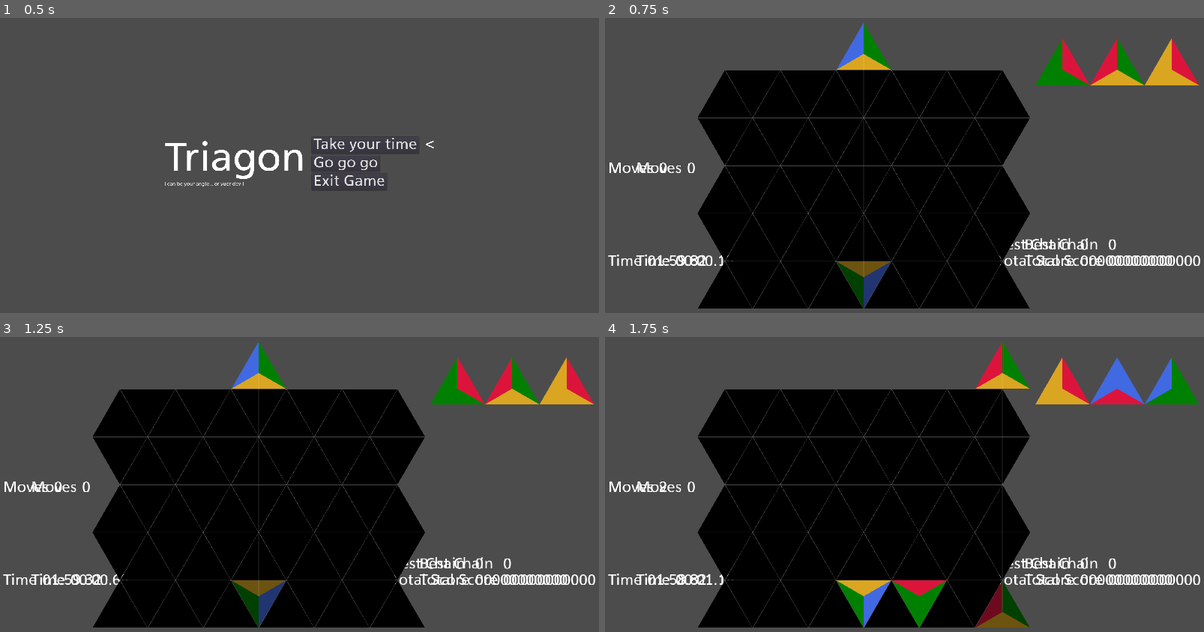
Above: before the commit, frames 1-4 (two rows, left to right).
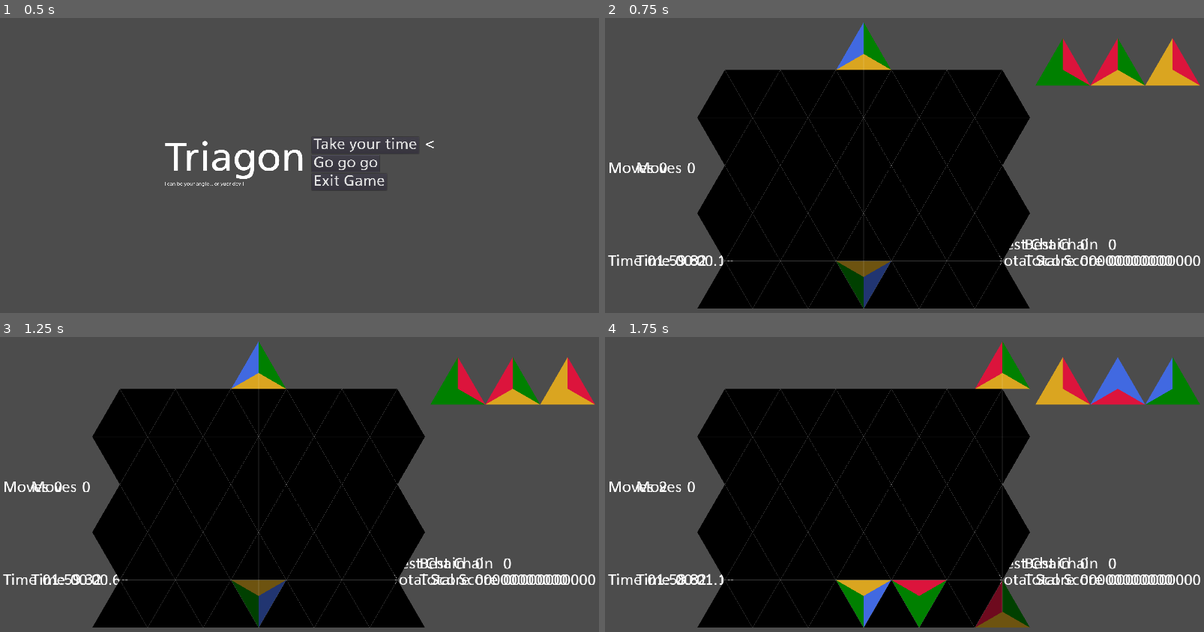
Above: after the commit, the same moments.

Repository: BoatsandJoes/tri-twist
Game: Godot game, scene res://scenes/ui/MainMenu.tscn
Two runs of this game, one before a commit and one after it. Both use one fixed random seed, a clock stepped at 60 frames per second and the inputs below.
Inputs:
- Up to frame 1 (0.5 s): no input
- Up to frame 2 (0.75 s): click "Go go go" at 0.5 s
- Up to frame 3 (1.25 s): no input
- Up to frame 4 (1.75 s): tap Enter (ui_accept) at 1.25, 1.52 s; hold D (right) from 1.28 s (still down); hold Keypad 6 (clockwise) from 1.28 s (still down)

Frame 1 is identical in both runs. In frame 2, 1.2% of the frame differs, in the area x 15-100%, y 1-99%; in frame 3, 1.2%; in frame 4, 1.3%.

Commit message:
Removed softlock

Diff:
--- a/scenes/GameGrid.gd
+++ b/scenes/GameGrid.gd
@@ -2,6 +2,7 @@
 class_name GameGrid
 
 signal tumble
+signal grid_full
 
 export (PackedScene) var TriangleCell
 export var gridWidth: int
@@ -120,8 +121,23 @@
 				cell.clear(cell.Direction.VERTICAL_POINT)
 
 # Called every frame. 'delta' is the elapsed time since the previous frame.
-#func _process(delta):
-#	pass
+func _process(delta):
+	var rowIndex: int = grid.size() - 1
+	var isGridFull = true
+	var isAnyCellMarkedForClear = false
+	while isGridFull && rowIndex >= 0:
+		for cell in grid[rowIndex]:
+			if cell.is_empty():
+				isGridFull = false
+				break
+			if cell.is_marked_for_clear():
+				isAnyCellMarkedForClear = true
+		rowIndex = rowIndex - 1
+	if isGridFull:
+		if !grid[0][0].activeChainMode && isAnyCellMarkedForClear:
+			set_off_chains()
+		elif !isAnyCellMarkedForClear:
+			emit_signal("grid_full")
 
 func _on_TriangleCell_tumble():
 	emit_signal("tumble")
--- a/scenes/GameGrid.tscn
+++ b/scenes/GameGrid.tscn
@@ -8,4 +8,4 @@
 TriangleCell = ExtResource( 2 )
 gridWidth = 11
 gridHeight = 5
-margin = 2
+margin = 1
--- a/scenes/GameScene.gd
+++ b/scenes/GameScene.gd
@@ -17,6 +17,7 @@
 	triangleDropper.set_previews_visible(3)
 	triangleDropper.connect("piece_sequence_advanced", self, "_on_triangleDropper_piece_sequence_advanced")
 	triangleDropper.gameGrid.connect("tumble", self, "_on_gameGrid_tumble")
+	triangleDropper.gameGrid.connect("grid_full", self, "_on_gameGrid_grid_full")
 	hud = HUD.instance()
 	hud.set_position(Vector2(10, 100))
 	hud.set_size(Vector2(1900, 780))
@@ -62,6 +63,9 @@
 	pass
 	#hud.get_node("HBoxContainer/VBoxContainer/ScoreDisplay").increment_score(1) Turned off because of hard drop
 
+func _on_gameGrid_grid_full():
+	_on_HUD_end_game()
+
 func _on_HUD_end_game():
 	# Freeze input
 	triangleDropper.set_process_input(false)
--- a/scenes/TriangleCell.gd
+++ b/scenes/TriangleCell.gd
@@ -180,6 +180,7 @@
 				if neighborsNeighbor != null && neighborsNeighbor.is_empty():
 					rightNeighbor.enter_falling_state(Direction.RIGHT)
 		# While we're here, clear isDroppingFromActive, since we are no longer dropping.
+		# TODO this should not be cleared if we "settled" against a piece that is falling
 		isDroppingFromActive = false
 	if !is_marked_for_clear() && !is_falling() && !activeChainMode && droppingFromActive:
 		# Don't set off if we just hit the sequential chain cap
Not shown, changed: notes/notes.txt
Not shown: 2 places in scenes/TriangleCell.tscn that only renumber resources
